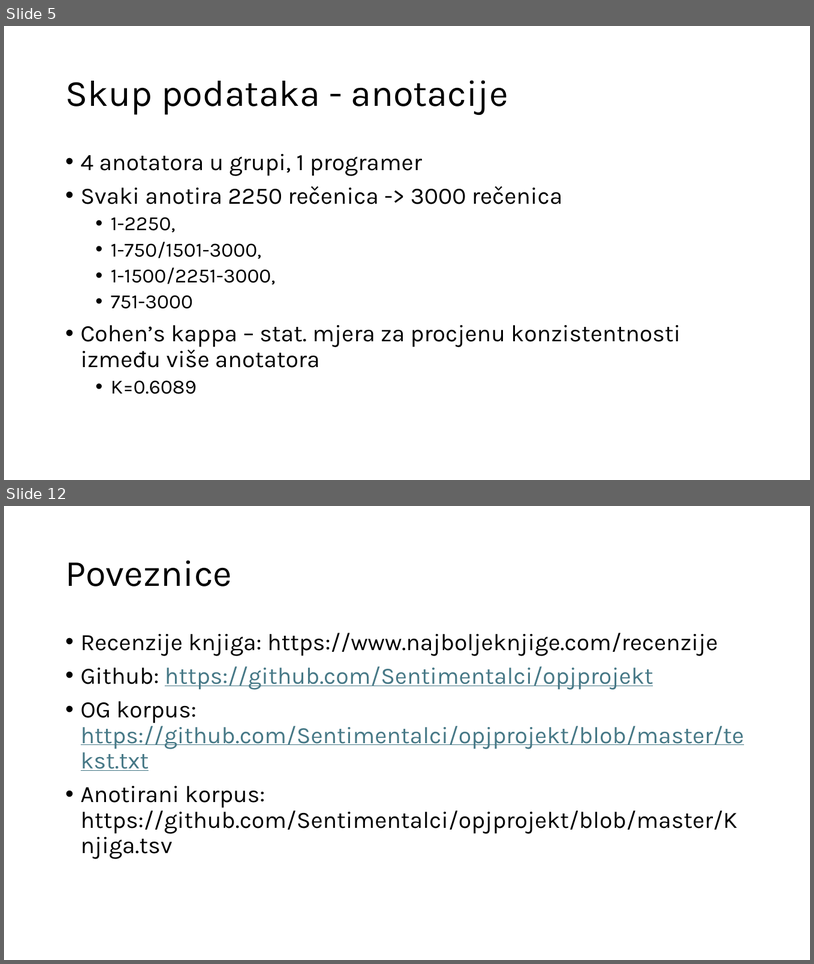
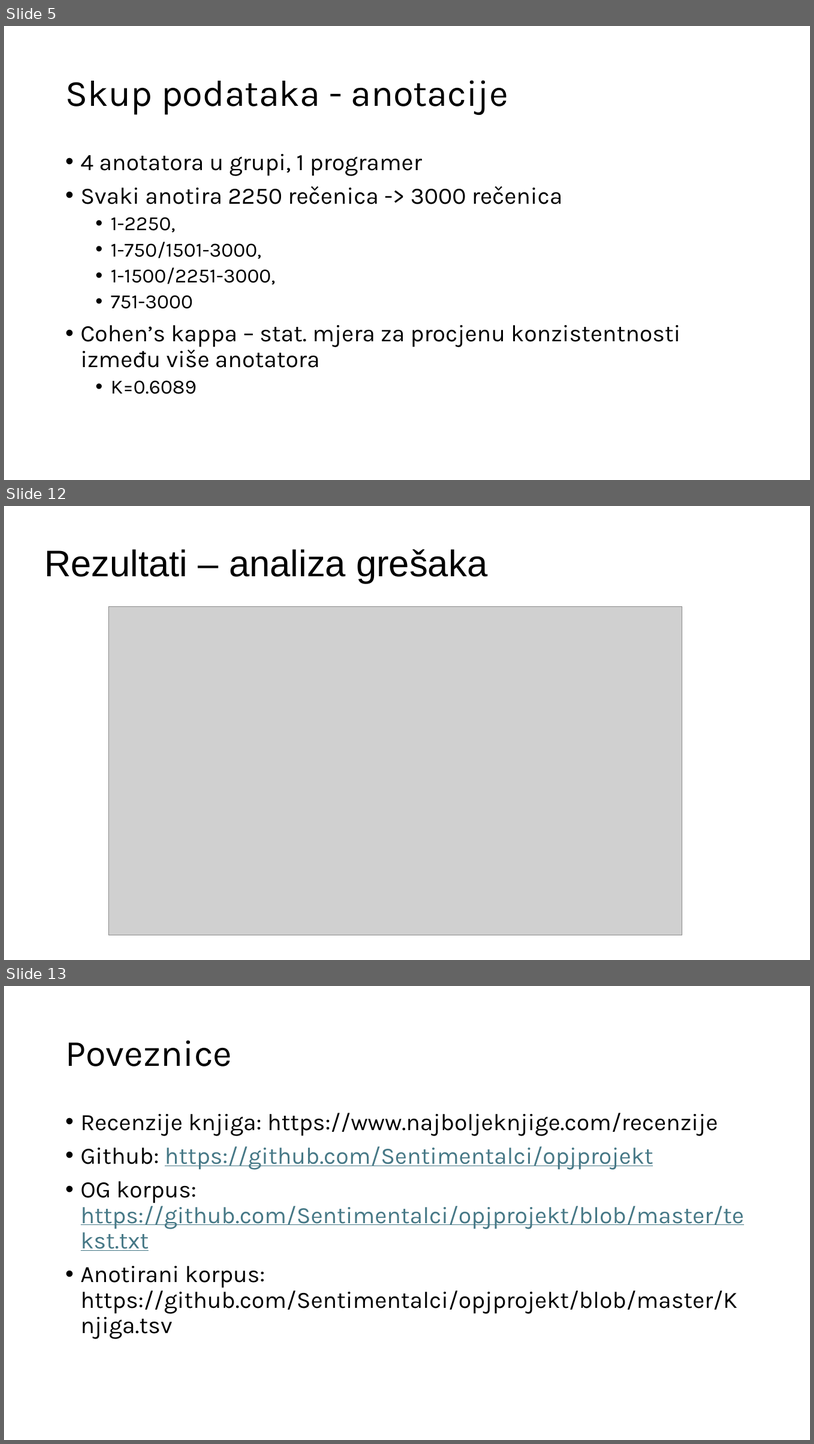
Before and after one commit to Sentimentalci/opjprojekt, a slide deck: SENTIMENTalci.pptx. Shown one above the other, each under a label of ours: slides 5 and 12 before the commit, slides 5, 12 and 13 after it; the slides between them are not shown. The pictures are 814x964 and 814x1444 pixels, drawn with LibreOffice and Linux fonts; fonts in the diff are those of the drawing; grey boxes stand for pictures. Boxes give left, top, right and bottom in pixels: in the first picture for what was removed or moved away, otherwise in the second. Text is boxed around its words. In the diff, an @@ line names an element or a change of style, - is before the commit and + after.

```diff
--- a/SENTIMENTalci.pptx
+++ b/SENTIMENTalci.pptx
@@ slide 12 added at (x1=4, y1=506, x2=810, y2=960), background #FFFFFF @@
@@ title added at (x1=44, y1=549, x2=488, y2=583), 44 pt, text #000000 @@
+Rezultati – analiza grešaka
@@ picture added at (x1=108, y1=606, x2=683, y2=935) @@
@@ what was slide 12 is now slide 13 @@
```
Also in this commit, not shown: 5 slides changed, 3 other files.
